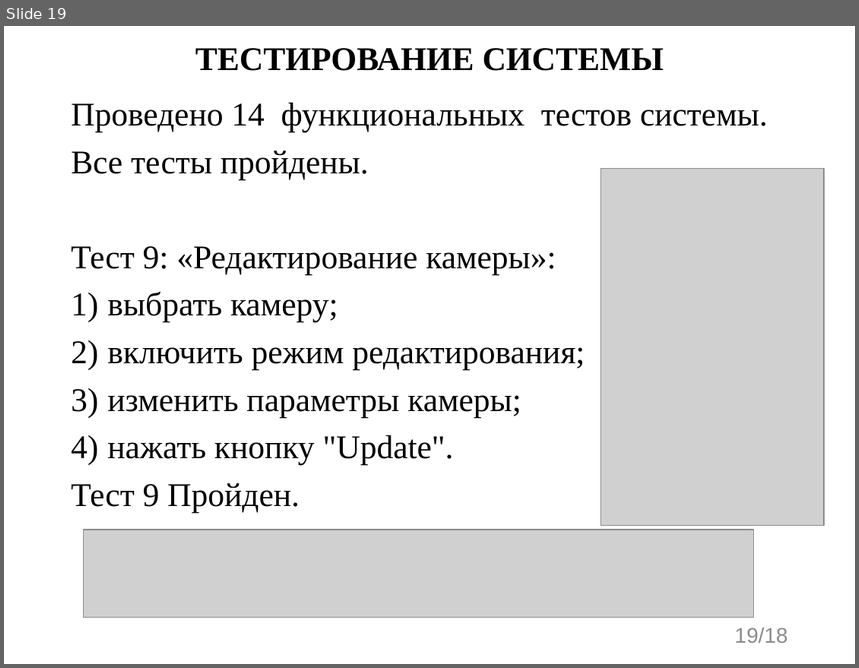
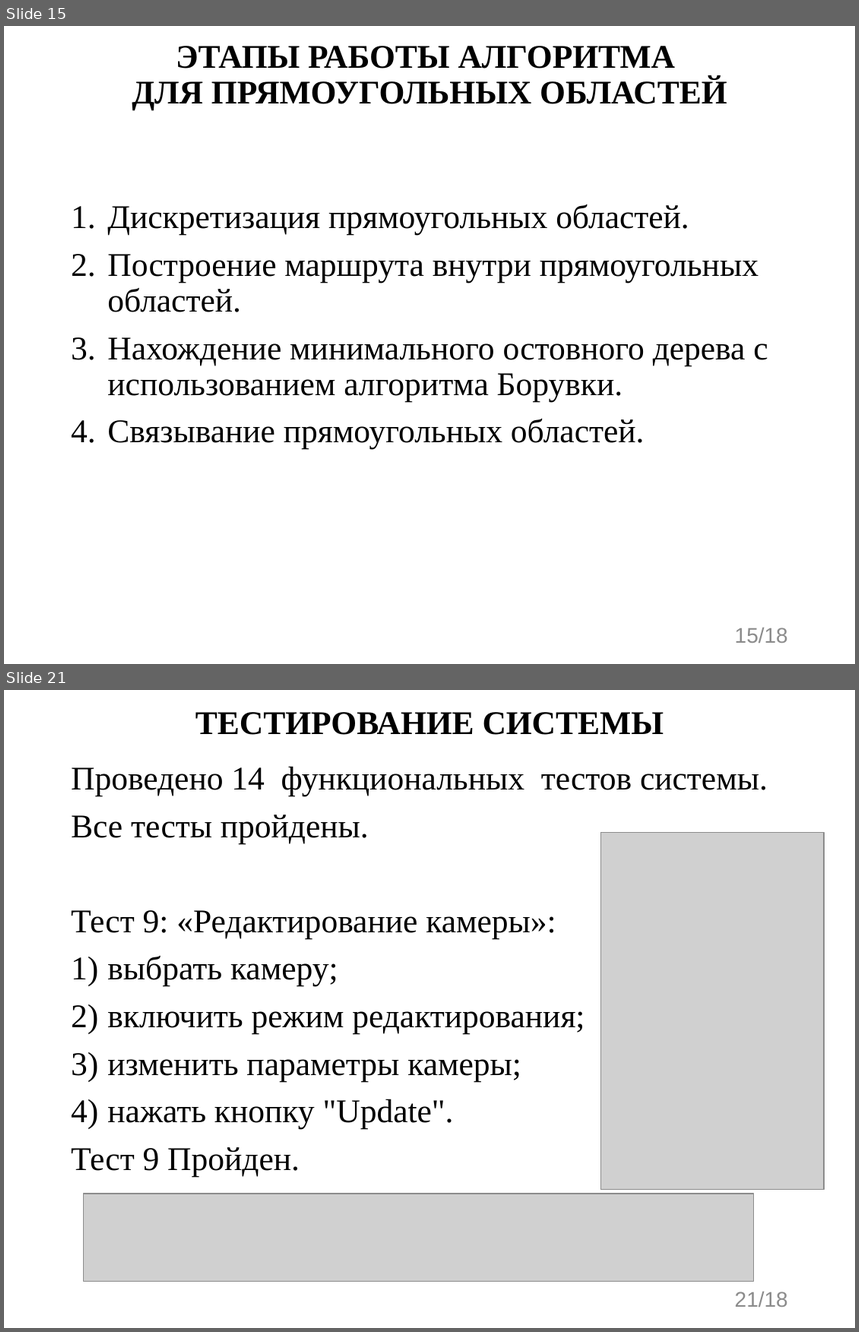
Before and after one commit to evgenkot/uav-route-calculation, a slide deck: doc/GQW/Raschupkin_EV_UAV_Route_Planning.pptx. Shown one above the other, each under a label of ours: slide 19 before the commit, slides 15 and 21 after it; the slides between them are not shown. The pictures are 859x668 and 859x1332 pixels, drawn with LibreOffice and Linux fonts; fonts in the diff are those of the drawing; grey boxes stand for pictures. Boxes give left, top, right and bottom in pixels: in the first picture for what was removed or moved away, otherwise in the second. Text is boxed around its words. In the diff, an @@ line names an element or a change of style, - is before the commit and + after.

```diff
--- a/doc/GQW/Raschupkin_EV_UAV_Route_Planning.pptx
+++ b/doc/GQW/Raschupkin_EV_UAV_Route_Planning.pptx
@@ slide 15 added at <box>4,26,855,664</box>, background #FFFFFF @@
@@ title added at <box>132,46,727,110</box>, 28 pt, text #000000, bold @@
+ЭТАПЫ РАБОТЫ АЛГОРИТМА
+ДЛЯ ПРЯМОУГОЛЬНЫХ ОБЛАСТЕЙ
@@ text added at <box>107,205,768,449</box>, 28 pt, text #000000 @@
+1. Дискретизация прямоугольных областей.
+2. Построение маршрута внутри прямоугольных областей.
+3. Нахождение минимального остовного дерева с использованием алгоритма Борувки.
+4. Связывание прямоугольных областей.
@@ page number added at <box>735,628,788,643</box>, 18 pt, text #8C8C8C @@
+15/18
@@ what was slide 19 is now slide 21 @@
@@ page number at <box>735,1292,788,1307</box>: text changed @@
-19/18
+21/18
```
Also in this commit, not shown: 6 slides changed, 3 other slides added, 2 slides removed, 1 other file.
